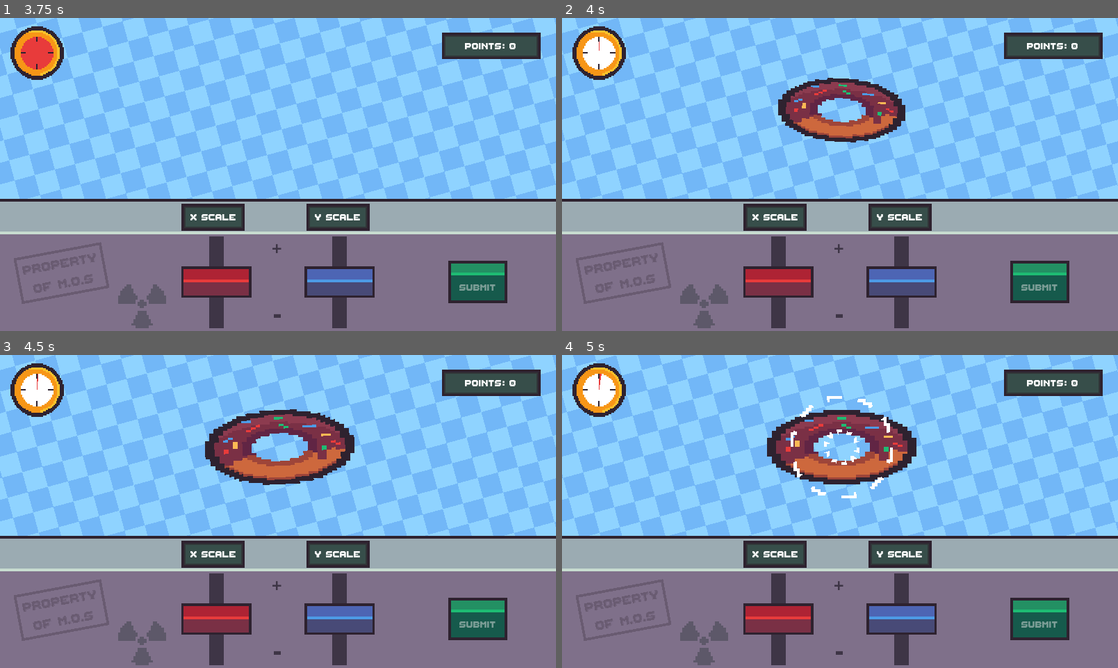
Above: before the commit, frames 1-4 (two rows, left to right).
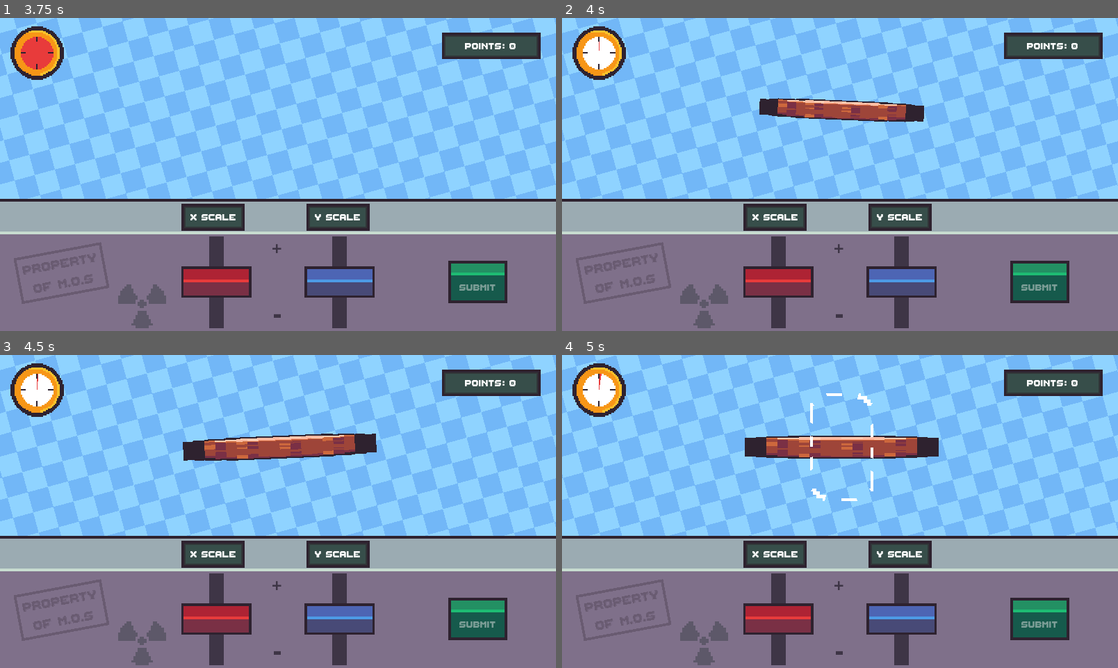
Above: after the commit, the same moments.

Repository: FixelDev/built-to-scale
Game: Godot game, scene res://scenes/game/game.tscn
Two runs of this game, one before a commit and one after it. Both use one fixed random seed, a clock stepped at 60 frames per second and the inputs below.
Inputs (mouse positions are in pixels of both pictures, inside the frame that each line leads up to):
- Up to frame 1 (3.75 s): click (333, 143) at 0.52 s; type "Alex" at 0.6 s; click "Accept" at 1.25 s; move the mouse to (400, 158) at 2.02 s; click "BEGIn" at 2.75 s; move the mouse to (166, 190) at 3.52 s
- Up to frame 2 (4 s): no input
- Up to frame 3 (4.5 s): move the mouse to (333, 442) at 4.27 s
- Up to frame 4 (5 s): no input

Frame 1 is identical in both runs. In frame 2, 3.8% of the frame differs, in the area x 35-66%, y 19-40%; in frame 3, 5.3%; in frame 4, 5.6%, in the area x 32-68%, y 12-47%.
Error in both runs: Attempt to call function 'get_as_text' in base 'null instance' on a null instance. (res://globals/globals.gd:22)

Commit message:
Implemented new game objects

Diff:
--- /dev/null
+++ b/entities/game_object/alarm/alarm.tscn
@@ -0,0 +1,9 @@
+[gd_scene load_steps=3 format=3 uid="uid://dbd61bbgmdgnt"]
+
+[ext_resource type="PackedScene" uid="uid://d1sgsr5vtsvbn" path="res://entities/game_object/game_object.tscn" id="1_q5pro"]
+[ext_resource type="Texture2D" uid="uid://f6o47q4xd54c" path="res://entities/game_object/alarm/alarm.png" id="2_824e8"]
+
+[node name="Alarm" instance=ExtResource("1_q5pro")]
+texture = ExtResource("2_824e8")
+max_scale = Vector2(39.4, 10.5)
+min_scale = Vector2(1, 1)
--- /dev/null
+++ b/entities/game_object/ball/ball.tscn
@@ -0,0 +1,9 @@
+[gd_scene load_steps=3 format=3 uid="uid://bu57hank3dxr2"]
+
+[ext_resource type="PackedScene" uid="uid://d1sgsr5vtsvbn" path="res://entities/game_object/game_object.tscn" id="1_npphn"]
+[ext_resource type="Texture2D" uid="uid://deja47suaky7y" path="res://entities/game_object/ball/ball.png" id="2_xk2vh"]
+
+[node name="Ball" instance=ExtResource("1_npphn")]
+texture = ExtResource("2_xk2vh")
+max_scale = Vector2(36, 11.2)
+min_scale = Vector2(1, 1)
--- /dev/null
+++ b/entities/game_object/bar/bar.tscn
@@ -0,0 +1,9 @@
+[gd_scene load_steps=3 format=3 uid="uid://cwd3kqi4ggwpi"]
+
+[ext_resource type="PackedScene" uid="uid://d1sgsr5vtsvbn" path="res://entities/game_object/game_object.tscn" id="1_sjqtb"]
+[ext_resource type="Texture2D" uid="uid://crmsjw557tc3m" path="res://entities/game_object/bar/bar.png" id="2_xim12"]
+
+[node name="Bar" instance=ExtResource("1_sjqtb")]
+texture = ExtResource("2_xim12")
+max_scale = Vector2(34.4, 15.5)
+min_scale = Vector2(3.1, 2.4)
--- /dev/null
+++ b/entities/game_object/cabinet/cabinet.tscn
@@ -0,0 +1,9 @@
+[gd_scene load_steps=3 format=3 uid="uid://c0thaoh2d2i5q"]
+
+[ext_resource type="PackedScene" uid="uid://d1sgsr5vtsvbn" path="res://entities/game_object/game_object.tscn" id="1_dqsrt"]
+[ext_resource type="Texture2D" uid="uid://bjmqwxjqpq710" path="res://entities/game_object/cabinet/cabinet.png" id="2_4q3qd"]
+
+[node name="Cabinet" instance=ExtResource("1_dqsrt")]
+texture = ExtResource("2_4q3qd")
+max_scale = Vector2(29.4, 12.5)
+min_scale = Vector2(2, 2)
--- /dev/null
+++ b/entities/game_object/candles/candles.tscn
@@ -0,0 +1,9 @@
+[gd_scene load_steps=3 format=3 uid="uid://dc8qg0inv07ui"]
+
+[ext_resource type="PackedScene" uid="uid://d1sgsr5vtsvbn" path="res://entities/game_object/game_object.tscn" id="1_yyqna"]
+[ext_resource type="Texture2D" uid="uid://ctu3p7byb7fo5" path="res://entities/game_object/candles/candles.png" id="2_3gh0j"]
+
+[node name="Candles" instance=ExtResource("1_yyqna")]
+texture = ExtResource("2_3gh0j")
+max_scale = Vector2(37.2, 10.7)
+min_scale = Vector2(2, 2)
--- /dev/null
+++ b/entities/game_object/column/column.tscn
@@ -0,0 +1,9 @@
+[gd_scene load_steps=3 format=3 uid="uid://nyf3q3qmm7r3"]
+
+[ext_resource type="PackedScene" uid="uid://d1sgsr5vtsvbn" path="res://entities/game_object/game_object.tscn" id="1_7egdq"]
+[ext_resource type="Texture2D" uid="uid://b4hh68o6cqww1" path="res://entities/game_object/column/column.png" id="2_6oe1n"]
+
+[node name="Column" instance=ExtResource("1_7egdq")]
+texture = ExtResource("2_6oe1n")
+max_scale = Vector2(38.2, 11.4)
+min_scale = Vector2(2, 2)
--- /dev/null
+++ b/entities/game_object/furnace/furnace.tscn
@@ -0,0 +1,9 @@
+[gd_scene load_steps=3 format=3 uid="uid://bx60ddnd0l757"]
+
+[ext_resource type="PackedScene" uid="uid://d1sgsr5vtsvbn" path="res://entities/game_object/game_object.tscn" id="1_ju5rm"]
+[ext_resource type="Texture2D" uid="uid://dr48gsbe6k6rv" path="res://entities/game_object/furnace/furnace.png" id="2_qomfn"]
+
+[node name="Furnace" instance=ExtResource("1_ju5rm")]
+texture = ExtResource("2_qomfn")
+max_scale = Vector2(50.4, 12.2)
+min_scale = Vector2(2, 2)
--- /dev/null
+++ b/entities/game_object/keyboard/keyboard.tscn
@@ -0,0 +1,9 @@
+[gd_scene load_steps=3 format=3 uid="uid://busj8dmrgwtqj"]
+
+[ext_resource type="PackedScene" uid="uid://d1sgsr5vtsvbn" path="res://entities/game_object/game_object.tscn" id="1_sx6xg"]
+[ext_resource type="Texture2D" uid="uid://c54xtbxt2cpsb" path="res://entities/game_object/keyboard/keyboard.png" id="2_t08v3"]
+
+[node name="Keyboard" instance=ExtResource("1_sx6xg")]
+texture = ExtResource("2_t08v3")
+max_scale = Vector2(32.1, 15.6)
+min_scale = Vector2(2, 2)
--- /dev/null
+++ b/entities/game_object/lamp/lamp.tscn
@@ -0,0 +1,9 @@
+[gd_scene load_steps=3 format=3 uid="uid://djv543jgcdnn0"]
+
+[ext_resource type="PackedScene" uid="uid://d1sgsr5vtsvbn" path="res://entities/game_object/game_object.tscn" id="1_va37j"]
+[ext_resource type="Texture2D" uid="uid://cu47tvyxaxm5q" path="res://entities/game_object/lamp/lamp.png" id="2_tus6x"]
+
+[node name="Lamp" instance=ExtResource("1_va37j")]
+texture = ExtResource("2_tus6x")
+max_scale = Vector2(64.6, 12.5)
+min_scale = Vector2(1.5, 1.5)
--- /dev/null
+++ b/entities/game_object/log/log.tscn
@@ -0,0 +1,9 @@
+[gd_scene load_steps=3 format=3 uid="uid://cookbxypit2kp"]
+
+[ext_resource type="PackedScene" uid="uid://d1sgsr5vtsvbn" path="res://entities/game_object/game_object.tscn" id="1_ldqc1"]
+[ext_resource type="Texture2D" uid="uid://bde2go1q0p7y0" path="res://entities/game_object/log/log.png" id="2_4xe2e"]
+
+[node name="Log" instance=ExtResource("1_ldqc1")]
+texture = ExtResource("2_4xe2e")
+max_scale = Vector2(52.1, 11.3)
+min_scale = Vector2(1.5, 1.5)
--- /dev/null
+++ b/entities/game_object/office_cabinet/office_cabinet.tscn
@@ -0,0 +1,8 @@
+[gd_scene load_steps=3 format=3 uid="uid://ct137mobi2llh"]
+
+[ext_resource type="PackedScene" uid="uid://d1sgsr5vtsvbn" path="res://entities/game_object/game_object.tscn" id="1_ajc8c"]
+[ext_resource type="Texture2D" uid="uid://dujkdyjn4ud7p" path="res://entities/game_object/office_cabinet/office_cabinet.png" id="2_5tumh"]
+
+[node name="OfficeCabinet" instance=ExtResource("1_ajc8c")]
+texture = ExtResource("2_5tumh")
+max_scale = Vector2(37.8, 11.7)
--- /dev/null
+++ b/entities/game_object/stool/stool.tscn
@@ -0,0 +1,9 @@
+[gd_scene load_steps=3 format=3 uid="uid://cvdbkdw7sow03"]
+
+[ext_resource type="PackedScene" uid="uid://d1sgsr5vtsvbn" path="res://entities/game_object/game_object.tscn" id="1_jusr5"]
+[ext_resource type="Texture2D" uid="uid://k0yr7e7il8nq" path="res://entities/game_object/stool/stool.png" id="2_yg4cl"]
+
+[node name="Stool" instance=ExtResource("1_jusr5")]
+texture = ExtResource("2_yg4cl")
+max_scale = Vector2(32.4, 12.9)
+min_scale = Vector2(1.5, 1.5)
--- a/scenes/game/game.tscn
+++ b/scenes/game/game.tscn
@@ -46,6 +46,18 @@
 [ext_resource type="PackedScene" uid="uid://ouakod2522pq" path="res://entities/game_object/magnet/magnet.tscn" id="42_76abc"]
 [ext_resource type="PackedScene" uid="uid://yaepasplwfhk" path="res://entities/game_object/pipes/pipes.tscn" id="43_0ulg4"]
 [ext_resource type="PackedScene" uid="uid://fwochakxswkw" path="res://entities/game_object/tv/tv.tscn" id="44_0mu1x"]
+[ext_resource type="PackedScene" uid="uid://dbd61bbgmdgnt" path="res://entities/game_object/alarm/alarm.tscn" id="45_0hm0q"]
+[ext_resource type="PackedScene" uid="uid://bu57hank3dxr2" path="res://entities/game_object/ball/ball.tscn" id="46_j00gj"]
+[ext_resource type="PackedScene" uid="uid://cwd3kqi4ggwpi" path="res://entities/game_object/bar/bar.tscn" id="47_0fboo"]
+[ext_resource type="PackedScene" uid="uid://c0thaoh2d2i5q" path="res://entities/game_object/cabinet/cabinet.tscn" id="48_3y06i"]
+[ext_resource type="PackedScene" uid="uid://dc8qg0inv07ui" path="res://entities/game_object/candles/candles.tscn" id="49_p4tj7"]
+[ext_resource type="PackedScene" uid="uid://nyf3q3qmm7r3" path="res://entities/game_object/column/column.tscn" id="50_r6xnt"]
+[ext_resource type="PackedScene" uid="uid://bx60ddnd0l757" path="res://entities/game_object/furnace/furnace.tscn" id="51_2udtr"]
+[ext_resource type="PackedScene" uid="uid://busj8dmrgwtqj" path="res://entities/game_object/keyboard/keyboard.tscn" id="52_0fkkp"]
+[ext_resource type="PackedScene" uid="uid://djv543jgcdnn0" path="res://entities/game_object/lamp/lamp.tscn" id="53_sgybx"]
+[ext_resource type="PackedScene" uid="uid://cookbxypit2kp" path="res://entities/game_object/log/log.tscn" id="54_f8f0e"]
+[ext_resource type="PackedScene" uid="uid://ct137mobi2llh" path="res://entities/game_object/office_cabinet/office_cabinet.tscn" id="55_o68xi"]
+[ext_resource type="PackedScene" uid="uid://cvdbkdw7sow03" path="res://entities/game_object/stool/stool.tscn" id="56_iurko"]
 
 [sub_resource type="StyleBoxFlat" id="StyleBoxFlat_rxm14"]
 bg_color = Color(0.498039, 0.439216, 0.541176, 1)
@@ -872,7 +884,7 @@
 unique_name_in_owner = true
 position = Vector2(644, 212)
 script = ExtResource("4_fmdik")
-game_object_scenes = Array[PackedScene]([ExtResource("29_frn …(189 unchanged characters)… rce("43_0ulg4"), ExtResource("44_0mu1x")])
+game_object_scenes = Array[PackedScene]([ExtResource("29_frn …(189 unchanged characters)… rce("43_0ulg4"), ExtResource("44_0mu1x"), ExtResource("45_0hm0q"), ExtResource("46_j00gj"), ExtResource("47_0fboo"), ExtResource("48_3y06i"), ExtResource("49_p4tj7"), ExtResource("50_r6xnt"), ExtResource("51_2udtr"), ExtResource("52_0fkkp"), ExtResource("53_sgybx"), ExtResource("54_f8f0e"), ExtResource("55_o68xi"), ExtResource("56_iurko")])
 
 [node name="GameObjectDestroyParticles" type="GPUParticles2D" parent="."]
 unique_name_in_owner = true
Binary file added: entities/game_object/alarm/alarm.aseprite
Binary file added: entities/game_object/alarm/alarm.png
Not shown, added: entities/game_object/alarm/alarm.png.import
Not shown, added: entities/game_object/ball/ball.png.import
Binary file added: entities/game_object/candles/candles.aseprite
Binary file added: entities/game_object/candles/candles.png
Not shown, added: entities/game_object/candles/candles.png.import
Not shown, added: entities/game_object/furnace/furnace.png.import
Binary file added: entities/game_object/lamp/lamp.aseprite
Binary file added: entities/game_object/lamp/lamp.png
Not shown, added: entities/game_object/lamp/lamp.png.import
Not shown: 1 places in scenes/game/game.tscn that only renumber resources
